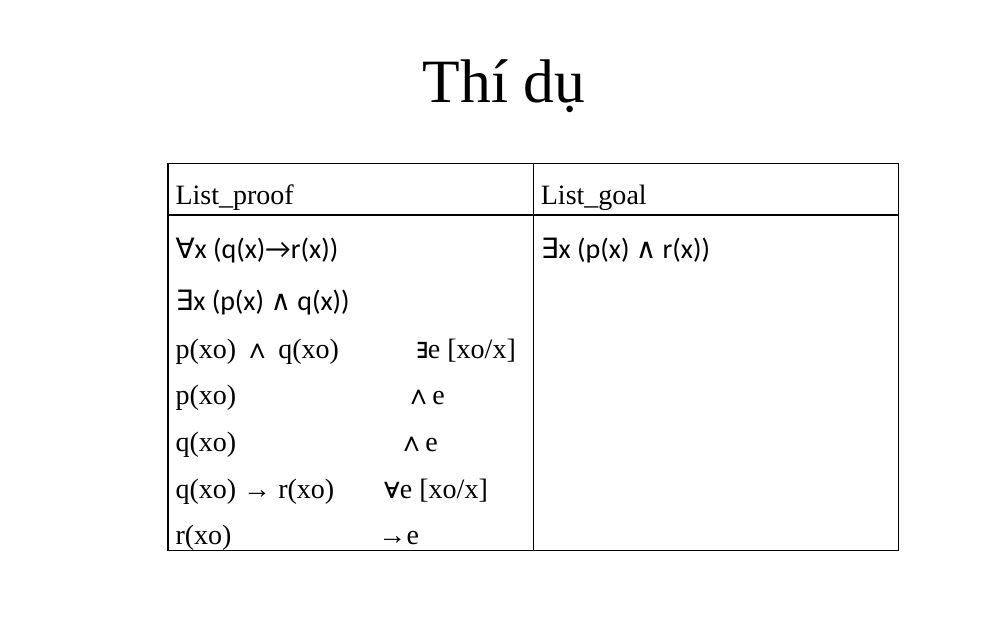
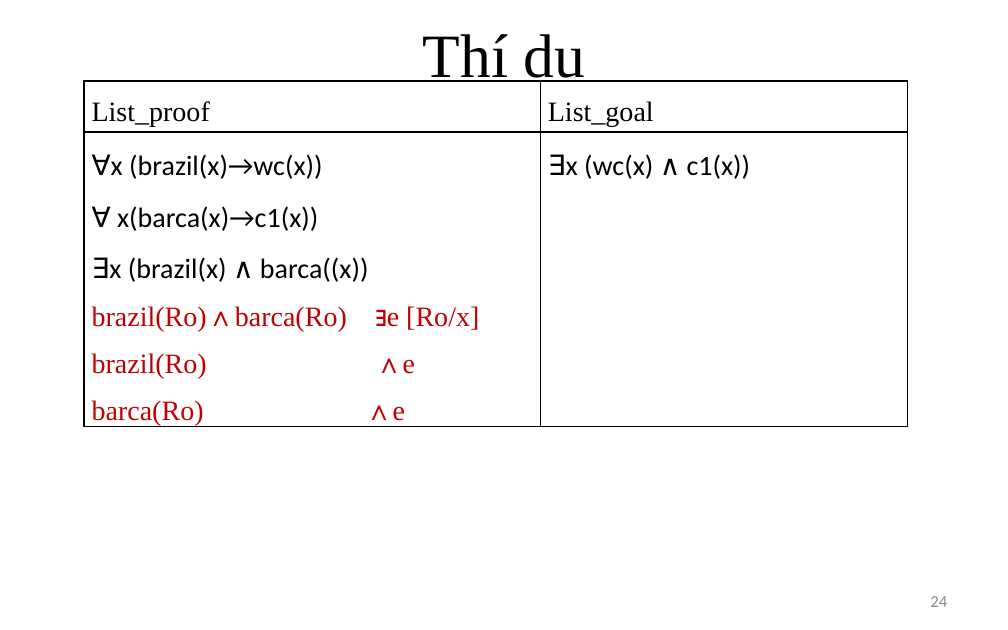
Before and after one commit to giang-rocker/logic, a slide deck: slide 24 of Report/SUY LUẬN TỰ NHIÊN.pptx (slide 20 before the commit). Drawn at 1008x630 pixels with LibreOffice and Linux fonts; fonts in the diff are those of the drawing. Boxes give left, top, right and bottom in pixels: in the first picture for what was removed or moved away, otherwise in the second. Text is boxed around its words. In the diff, an @@ line names an element or a change of style, - is before the commit and + after.

```diff
--- a/Report/SUY LUẬN TỰ NHIÊN.pptx
+++ b/Report/SUY LUẬN TỰ NHIÊN.pptx
@@ title "Thí dụ": place and size @@
-title "Thí dụ" at [423, 59, 585, 112]
+title "Thí dụ" at [423, 34, 585, 88]
@@ table at [84, 81, 907, 429] @@
-row 2, column 1: ∀x (q(x)→r(x)) / ∃x (p(x) ∧ q(x)) / p(xo) ∧ q(xo) ∃e [xo/x] / p(xo) ∧e / q(xo) ∧e / q(xo) → r(xo) ∀e [xo/x] / r(xo) →e
+row 2, column 1: ∀x (brazil(x)→wc(x)) / ∀ x(barca(x)→c1(x)) / ∃x (brazil(x) ∧ barca((x)) / brazil(Ro)∧barca(Ro) ∃e [Ro/x] / brazil(Ro) ∧e / barca(Ro) ∧e
-row 2, column 2: ∃x (p(x) ∧ r(x))
+row 2, column 2: ∃x (wc(x) ∧ c1(x))
@@ table: place and size @@
-table at [168, 163, 898, 568]
+table at [84, 81, 907, 429]
@@ page number added at [930, 596, 947, 607], 12 pt, text #8C8C8C @@
+24
```
Also in this commit, not shown: 23 other slides changed, 11 slides added, 1 slide removed, 7 other files.
